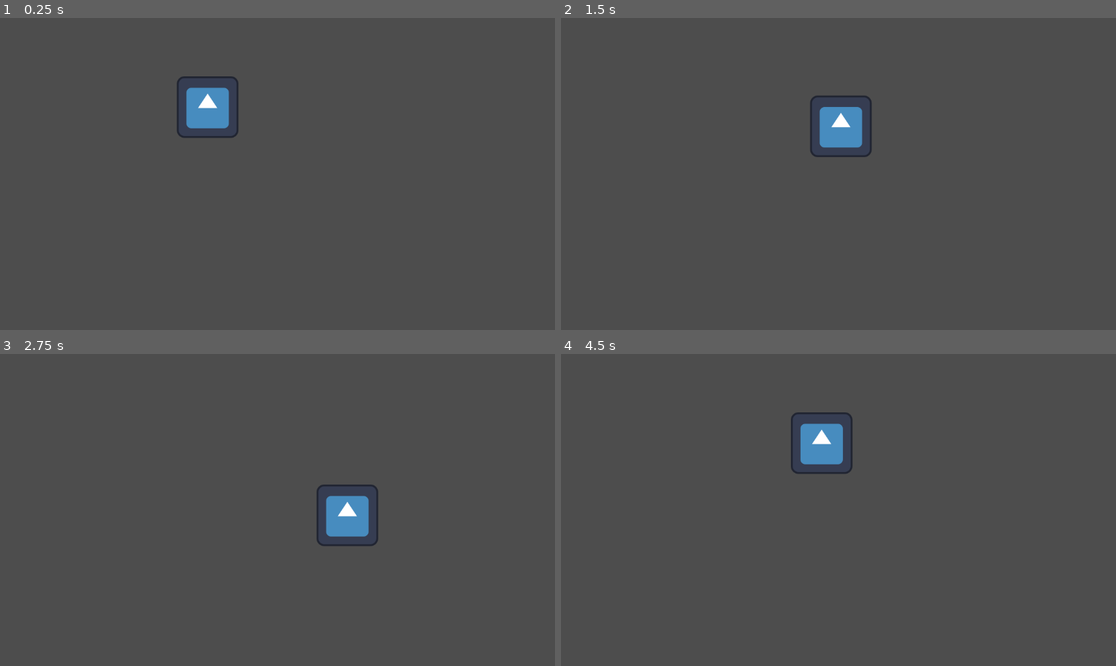
Above: before the commit, frames 1-4 (two rows, left to right).
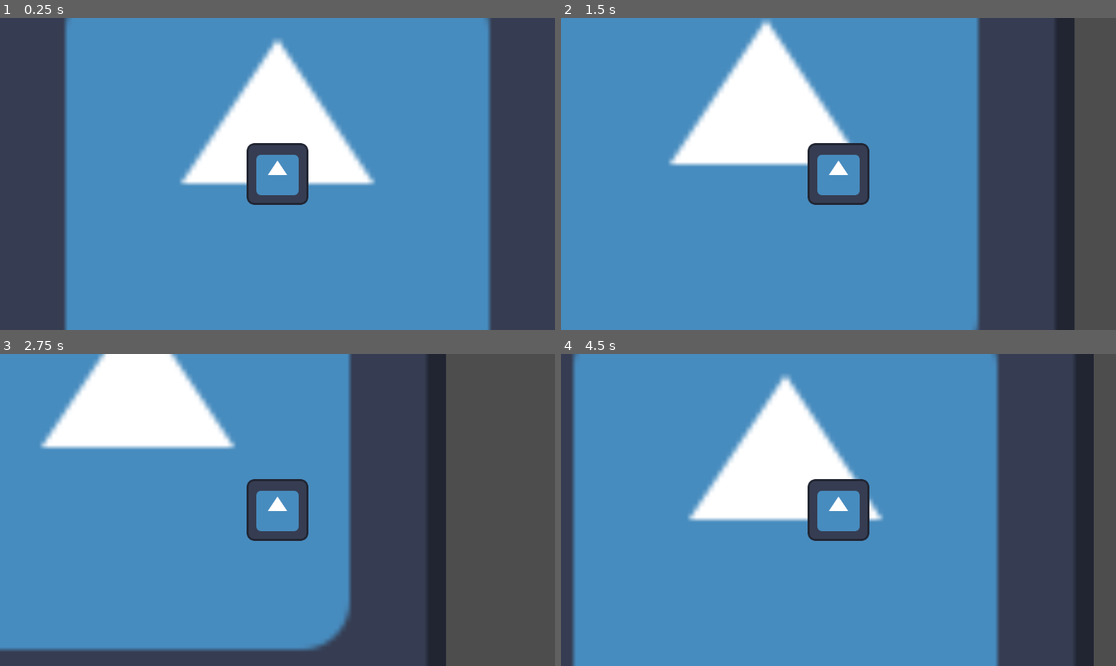
Above: after the commit, the same moments.

Repository: zwack32/Curious-Wilds
Game: Godot game, scene res://Scenes/test_scene.tscn
Same seed, same stepped clock (60 frames per second), same inputs: the game is played once before the commit and once after it. The engine's default icon, where the game draws it, is replaced by a stand-in: a white triangle on a blue panel in a dark square.
Inputs:
- Up to frame 1 (0.25 s): no input
- Up to frame 2 (1.5 s): tap Enter at 0.5 s; hold Right (ui_right) 0.53-1.28 s; hold Down (ui_down) from 1.28 s (still down)
- Up to frame 3 (2.75 s): release Down (ui_down) at 2.03 s; hold Right (ui_right) from 2.03 s (still down)
- Up to frame 4 (4.5 s): release Right (ui_right) at 2.78 s; hold Up (ui_up) 2.78-3.53 s; hold Left (ui_left) from 3.53 s (still down)

The runs differ from the first frame. In frame 1, 75% of the frame differs, in the area x 11-89%, y 0-100%; in frame 2, 78%; in frame 3, 63%; in frame 4, 80%, in the area x 2-96%, y 0-100%.

Commit message:
added caerma and godot floor

Diff:
--- a/Scenes/test_scene.tscn
+++ b/Scenes/test_scene.tscn
@@ -7,6 +7,10 @@
 
 [node name="TestScene" type="Node2D"]
 position = Vector2(431, 185)
+
+[node name="Sprite2D" type="Sprite2D" parent="."]
+scale = Vector2(10, 10)
+texture = ExtResource("2_h1jiq")
 
 [node name="Player" type="CharacterBody2D" parent="."]
 script = ExtResource("1_1pgea")
@@ -44,3 +48,5 @@
 
 [node name="Sprite2D" type="Sprite2D" parent="Player"]
 texture = ExtResource("2_h1jiq")
+
+[node name="Camera2D" type="Camera2D" parent="Player"]
